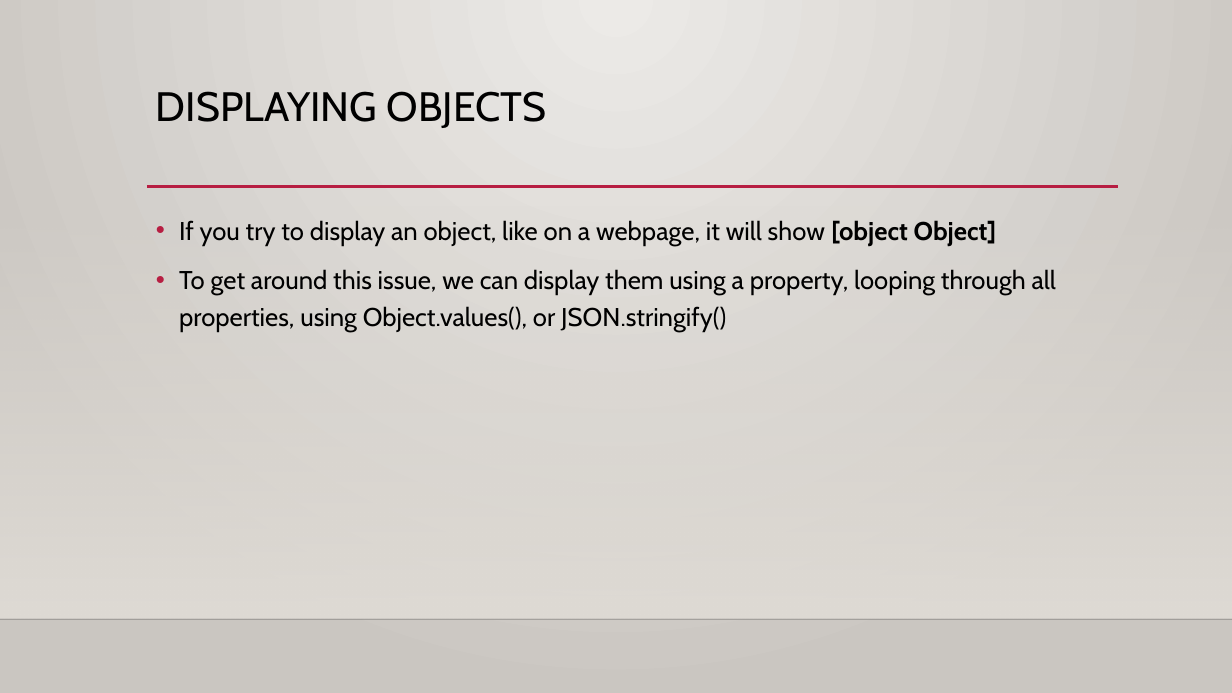
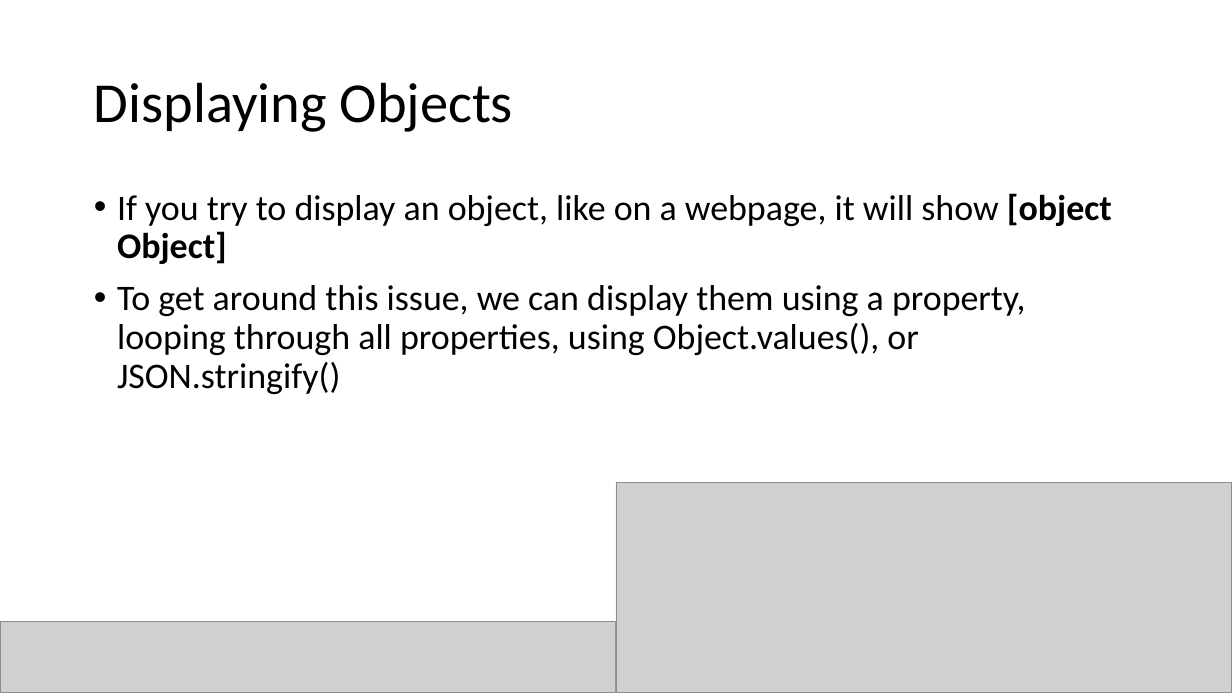
Before and after one commit to YWCANWIL-TechLab/Module11-Objects, a slide deck: slide 25 of slides/Module 11 - Objects.pptx. Drawn at 1232x693 pixels with LibreOffice and Linux fonts; fonts in the diff are those of the drawing; grey boxes stand for pictures; background and template pictures are left out. Boxes give left, top, right and bottom in pixels: in the first picture for what was removed or moved away, otherwise in the second. Text is boxed around its words. In the diff, an @@ line names an element or a change of style, - is before the commit and + after.

```diff
--- a/slides/Module 11 - Objects.pptx
+++ b/slides/Module 11 - Objects.pptx
@@ background gradient #ECEAE7 to #CAC7C1 to #FFFFFF @@
@@ title "Displaying Objects" at (94,82,513,132): vertical alignment top to middle @@
@@ title at (94,82,513,132): text changed; size 32 to 44 pt; font Cabin to Calibri @@
-DISPLAYING OBJECTS
+Displaying Objects
@@ rectangle removed at (0,204,1232,619) @@
@@ text "If you try to display ...": place and size @@
-text "If you try to display ..." at (179,220,1056,332)
+text "If you try to display ..." at (117,193,1112,394)
@@ text "If you try to display ..." at (117,193,1112,394): size 20 to 28 pt, font Cabin to Calibri; line spacing 1.2 to 0.9 @@
@@ line removed from (147, 187) to (1118, 187) @@
@@ picture added at (616,482,1232,693) @@
@@ line removed from (0, 619) to (1232, 619) @@
@@ picture added at (0,621,616,693) @@
```
Also in this commit, not shown: 43 other slides changed, 8 other files.
